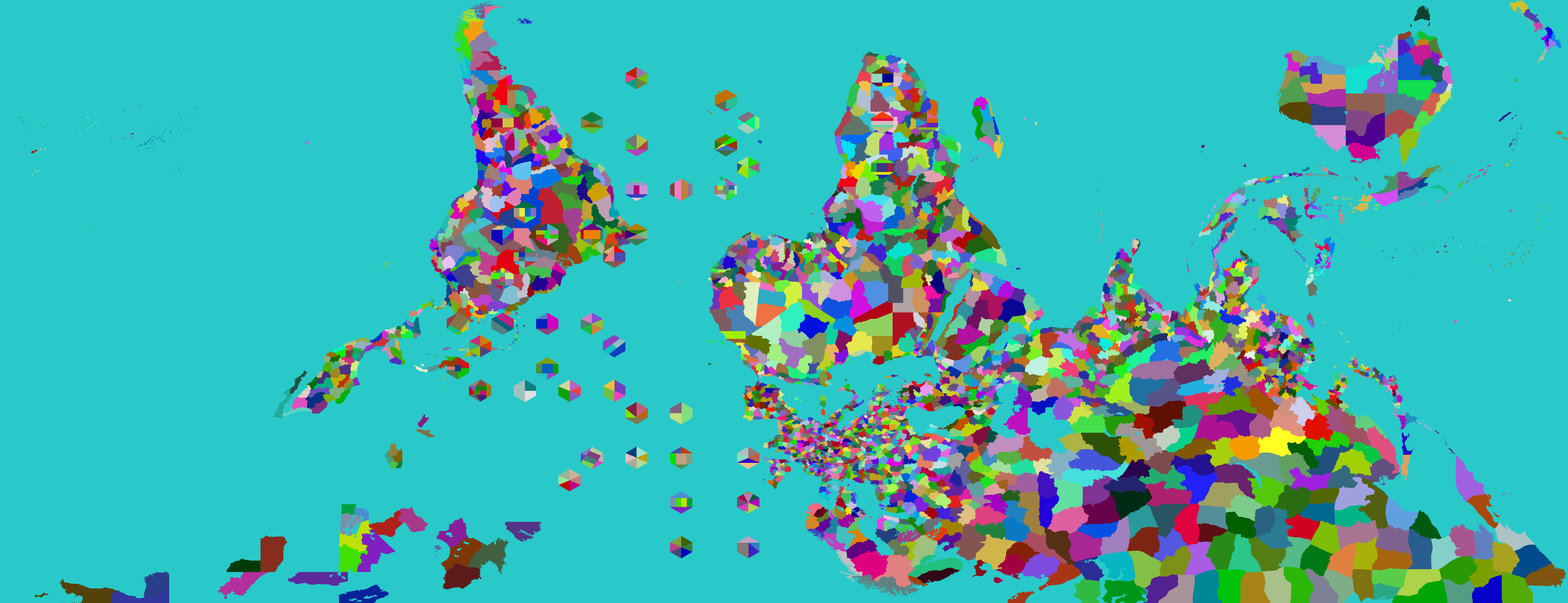
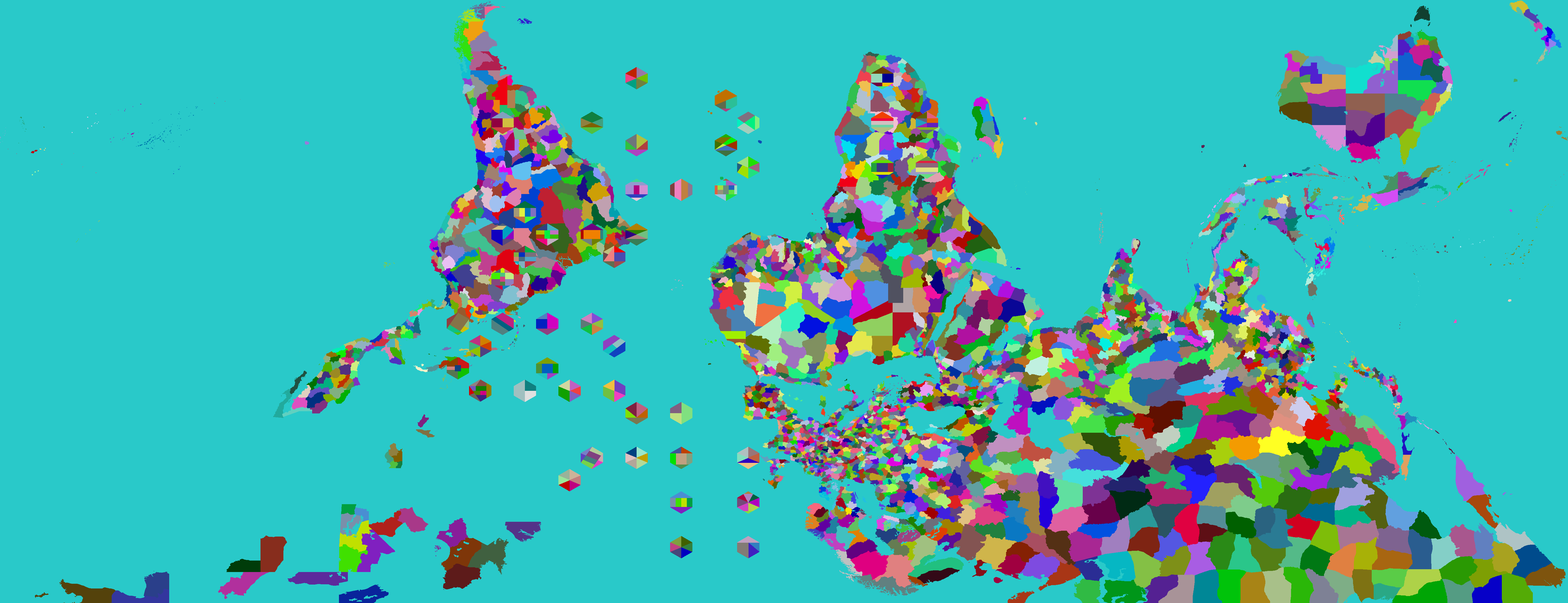
Two versions of the same layered image (1568x603). Layer-by-layer changes:
painted on "Provinces" over <box>774,156,939,477</box>
